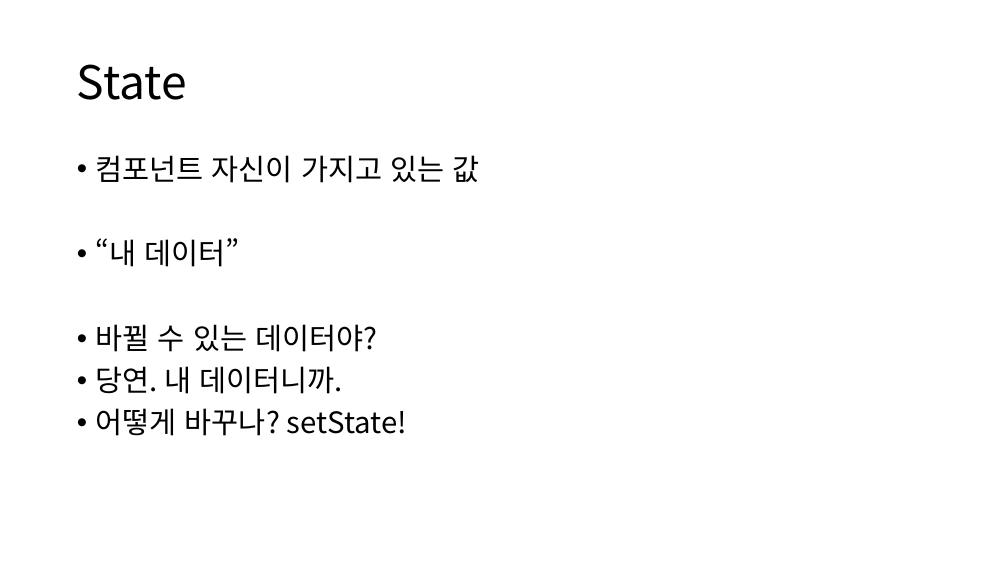
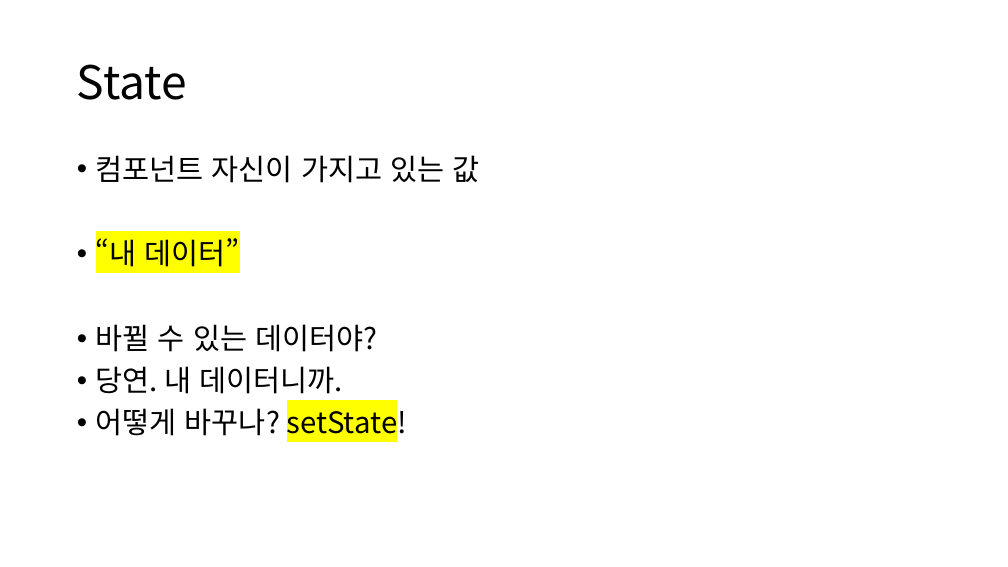
Before and after one commit to ctrl-z-won/Dev-Log, a slide deck: slide 10 of react/ctrlz2-0320.pptx (slide 11 before the commit). Drawn at 1008x567 pixels with LibreOffice and Linux fonts; fonts in the diff are those of the drawing. Boxes give left, top, right and bottom in pixels: in the first picture for what was removed or moved away, otherwise in the second. Text is boxed around its words. In the diff, an @@ line names an element or a change of style, - is before the commit and + after.

```diff
--- a/react/ctrlz2-0320.pptx
+++ b/react/ctrlz2-0320.pptx
@@ text at bbox=[96, 238, 407, 442]: highlight none to #FFFF00 in "“내 데이터”", "setState!" @@
```
Also in this commit, not shown: 5 other slides changed, 1 slide removed, 9 other files.
